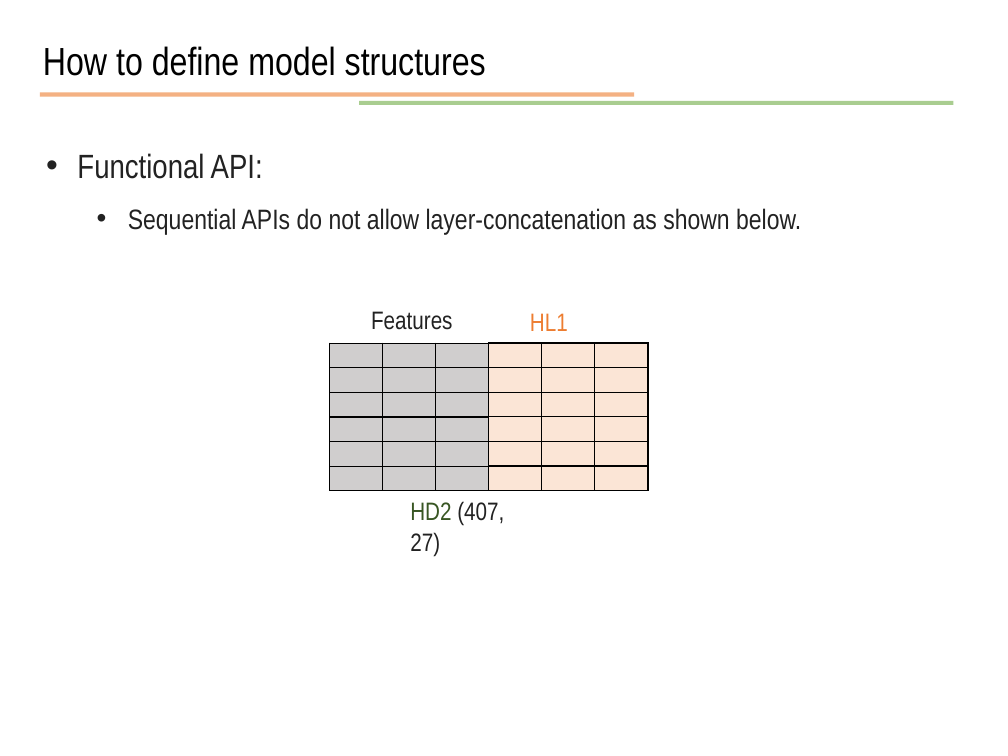
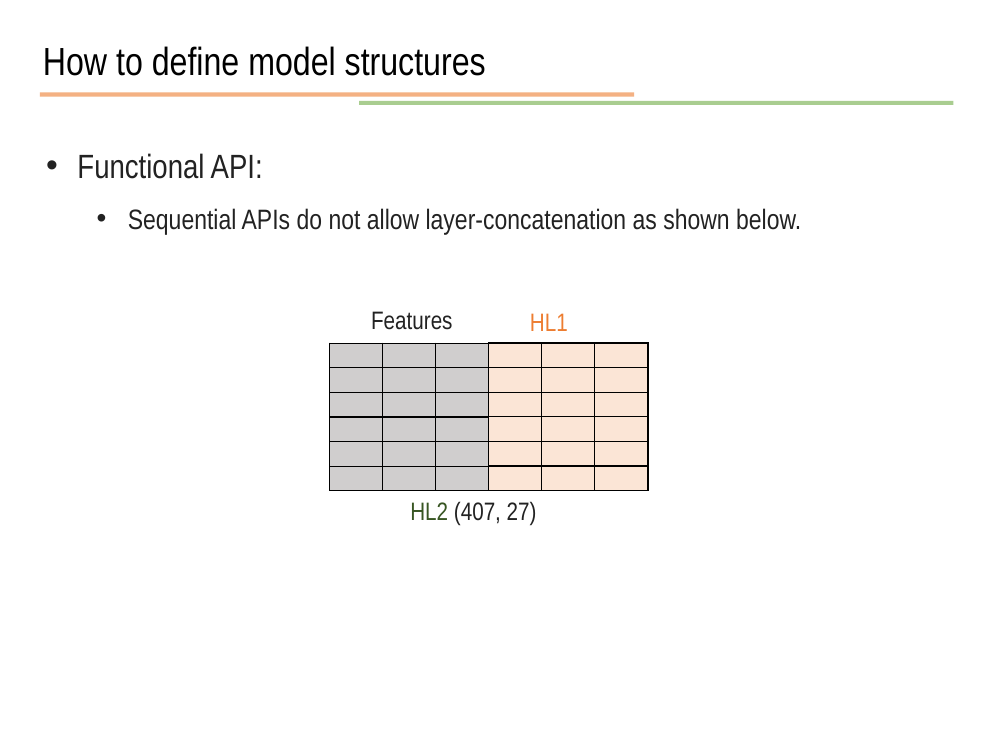
Before and after one commit to JunetaeKim/DeepLearningClass, a slide deck: slide 26 of Week9/week9 Introduction to tensorflow.pptx (slide 17 before the commit). Drawn at 1008x756 pixels with LibreOffice and Linux fonts; fonts in the diff are those of the drawing. Boxes give left, top, right and bottom in pixels: in the first picture for what was removed or moved away, otherwise in the second. Text is boxed around its words. In the diff, an @@ line names an element or a change of style, - is before the commit and + after.

```diff
--- a/Week9/week9 Introduction to tensorflow.pptx
+++ b/Week9/week9 Introduction to tensorflow.pptx
@@ text at bbox=[410, 501, 537, 526]: text changed @@
-HD2 (407, 27)
+HL2 (407, 27)
```
Also in this commit, not shown: 2 other slides changed, 11 slides added, 2 other files.
